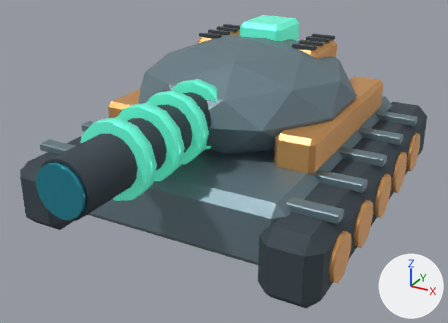
A saved change to the Blender file assets/blender/boss-laser.blend.
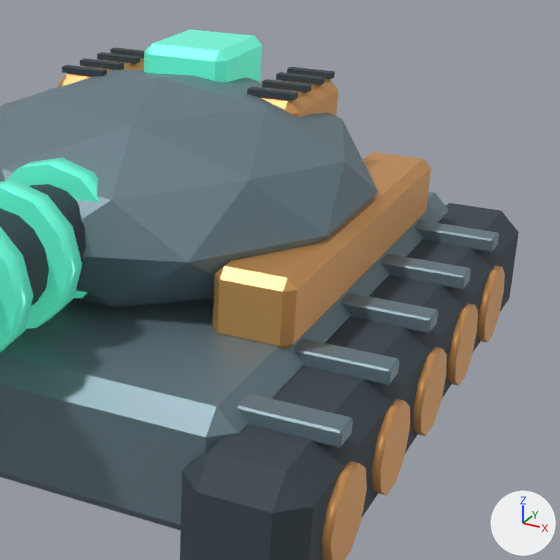
There are two pictures of each version: one whole from a 50 mm lens placed at (3.62, -7.21, 4.06), pointed at (0.1, -0.81, 0.86), one close up on the part from 37% to 100% of the width and 0% to 87% of the height. Lighting does not change. The marker at lower right points along +X, +Y and +Z. The older version's two pictures come first.

Names of what the first close-up shows: 'Battery enclosure.001', 'Cooling coil.002', 'Cooling coil.003', 'Core', 'Laser emitter', 'Laser turret', 'Lower chassis', 'Road wheel.005', 'Road wheel.006', 'Track housing.001', 'Track shoe.005', 'Track shoe.006' and 17 more.
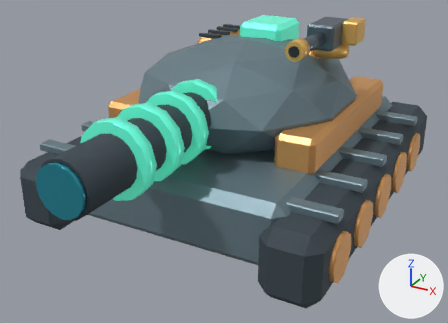
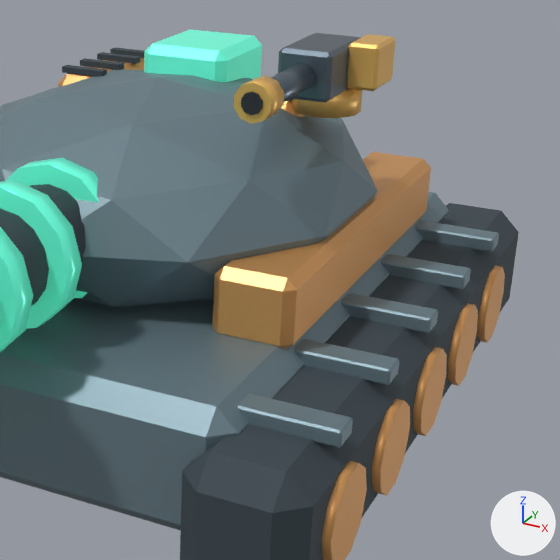
What changed in the scene script:
```text
Add ob_auxiliary_muzzle_bore:
    ob_auxiliary_muzzle_bore = bpy.data.objects.new('Auxiliary muzzle bore', me_cylinder_020)  # a 10-sided cylinder along z spanning x -0.0618..0.0618, y -0.065..0.065, z -0.006..0.006; in mat_auxiliarybore (dark grey #2c3238)
    ob_auxiliary_muzzle_bore.parent = ob_lightgun
    ob_auxiliary_muzzle_bore.location = (0.0, -1.242, 0.1)
    ob_auxiliary_muzzle_bore.rotation_euler = (1.571, 0.0, 0.0)  # degrees (90, 0, 0)
Add ob_lightgun:
    ob_lightgun = bpy.data.objects.new('LightGun', None)
    ob_lightgun.parent = ob_turret
    ob_lightgun.location = (1.05, 0.3, 1.15)
Add ob_auxiliary_muzzle_brake:
    ob_auxiliary_muzzle_brake = bpy.data.objects.new('Auxiliary muzzle brake', me_cylinder_019)  # a 10-sided cylinder along z spanning x -0.109..0.109, y -0.115..0.115, z -0.095..0.095; in mat_auxiliarytrim (orange #f3c26c)
    ob_auxiliary_muzzle_brake.parent = ob_lightgun
    ob_auxiliary_muzzle_brake.location = (0.0, -1.14, 0.1)
    ob_auxiliary_muzzle_brake.rotation_euler = (1.571, 0.0, 0.0)  # degrees (90, 0, 0)
Add ob_auxiliary_barrel:
    ob_auxiliary_barrel = bpy.data.objects.new('Auxiliary barrel', me_cylinder_018)  # a 10-sided cylinder along z spanning x -0.076..0.076, y -0.08..0.08, z -0.5..0.5; in mat_auxiliarysteel (greyish blue #65737e)
    ob_auxiliary_barrel.parent = ob_lightgun
    ob_auxiliary_barrel.location = (0.0, -0.73, 0.1)
    ob_auxiliary_barrel.rotation_euler = (1.571, 0.0, 0.0)  # degrees (90, 0, 0)
Add ob_auxiliary_belt_box:
    ob_auxiliary_belt_box = bpy.data.objects.new('Auxiliary belt box', me_cube_027)  # 24 vertices, 26 faces; spans x -0.1..0.1, y -0.175..0.175, z -0.14..0.14; in mat_auxiliarytrim (orange #f3c26c)
    ob_auxiliary_belt_box.parent = ob_lightgun
    ob_auxiliary_belt_box.location = (0.26, 0.02, 0.12)
Add ob_auxiliary_receiver:
    ob_auxiliary_receiver = bpy.data.objects.new('Auxiliary receiver', me_cube_026)  # 24 vertices, 26 faces; spans x -0.17..0.17, y -0.3..0.3, z -0.15..0.15; in mat_auxiliarysteel (greyish blue #65737e)
    ob_auxiliary_receiver.parent = ob_lightgun
    ob_auxiliary_receiver.location = (0.0, -0.16, 0.1)
Add ob_auxiliary_swivel:
    ob_auxiliary_swivel = bpy.data.objects.new('Auxiliary swivel', me_cylinder_017)  # a 10-sided cylinder along z spanning x -0.209..0.209, y -0.22..0.22, z -0.085..0.085; in mat_auxiliarytrim (orange #f3c26c)
    ob_auxiliary_swivel.parent = ob_lightgun
    ob_auxiliary_swivel.location = (0.0, 0.0, -0.12)
```

Boxes [x1, y1, x2, y2] around the edits, measured in the close-ups (560 x 560 px):
'Auxiliary receiver', added
    after: [278, 33, 360, 103]
'Auxiliary belt box', added (orange)
    after: [346, 34, 395, 91]
'Auxiliary muzzle brake', added (orange)
    after: [234, 76, 284, 124]
'Auxiliary swivel', added (orange)
    after: [291, 88, 363, 118]
'Auxiliary barrel', added
    after: [271, 63, 315, 102]
'Auxiliary muzzle bore', added
    after: [241, 92, 263, 115]
'Capacitor.001', unchanged, covered by the edit
    before: [258, 79, 338, 117]
    after: [281, 100, 306, 117]
